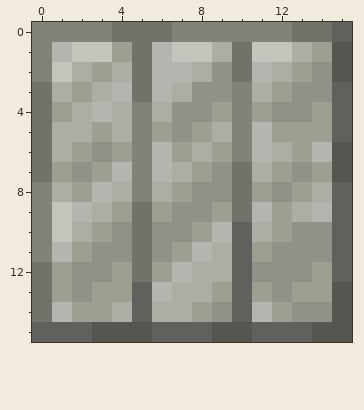
One commit to this pixel-art sprite: Versandordner/Unsortiert/tin_block.png. The picture above was drawn from the file before the commit.
The file is 16x16 pixels.
After:
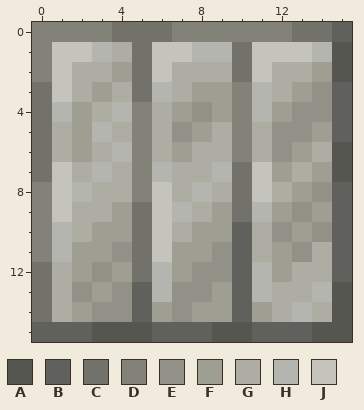
Palette (. is transparent): A #565651  B #60605d  C #72726a  D #828278  E #919188  F #9e9e93  G #adada4  H #b5b5af  J #c4c4bc
The edit:
@@ x 0..15 @@
  0 DDDDCCCDDDDDDCCB
- 1 DHJJFCHJJGCJJGFA
- 2 DJGFGCHHGECHGFEA
- 3 CGFGHCHGEEDGFEEB
- 4 CFGHGDGEEFDFEEFB
- 5 CGGFGDFEFGDHFFFB
- 6 CGFEFDHFGFDHGFHA
- 7 CFEFHDHGFECGFEFA
- 8 DGFHGDGFEECFEFGB
- 9 DJHGFCFEEFCHFGHB
-10 DJGFECEEFHBGFEEB
-11 DHFEECEFHGBFEEEB
-12 CFEEFCFHGGBEEEFB
-13 CFEFFBHGGFBFEFFA
-14 CHFFGBGGFEBHFEEA
+ 1 DJJHGCJJHHCJJJHA
+ 2 DJGGFCJGGGCJGGFA
+ 3 CJGFGCHGFFDHGFEB
+ 4 CHFGHDGFEFDHFEEB
+ 5 CGFHGDGEFGDGEEFB
+ 6 CGFGHDGFGGDGEFGA
+ 7 CJGHGDHGGHCJFGFA
+ 8 DJHGGDJGHGCJGFEB
+ 9 DJGGFCJHGFCHFEFB
+10 DHGFFCJGFFBGEFEB
+11 DHFFECJFFEBGFEGB
+12 CGFEFCHFEEBHFGGB
+13 CGEFEBHEEFBHGGHA
+14 CGFEEBFEFFBFGHGA
 15 BBBAAABBBAABBBAA
Where, in picture pixels (left, top, right, bottom), the same in both pictures:
changed: (52, 42, 332, 322)
